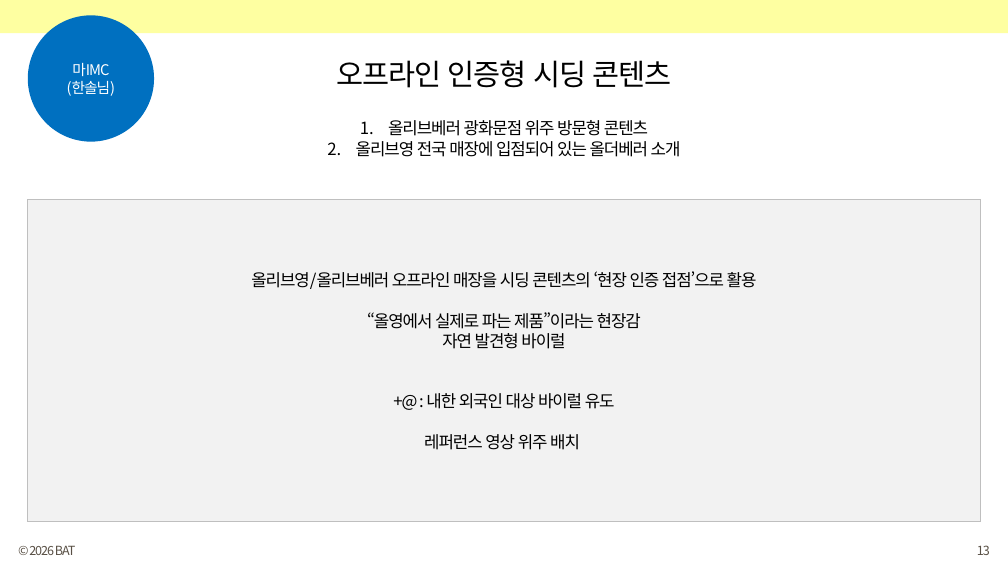
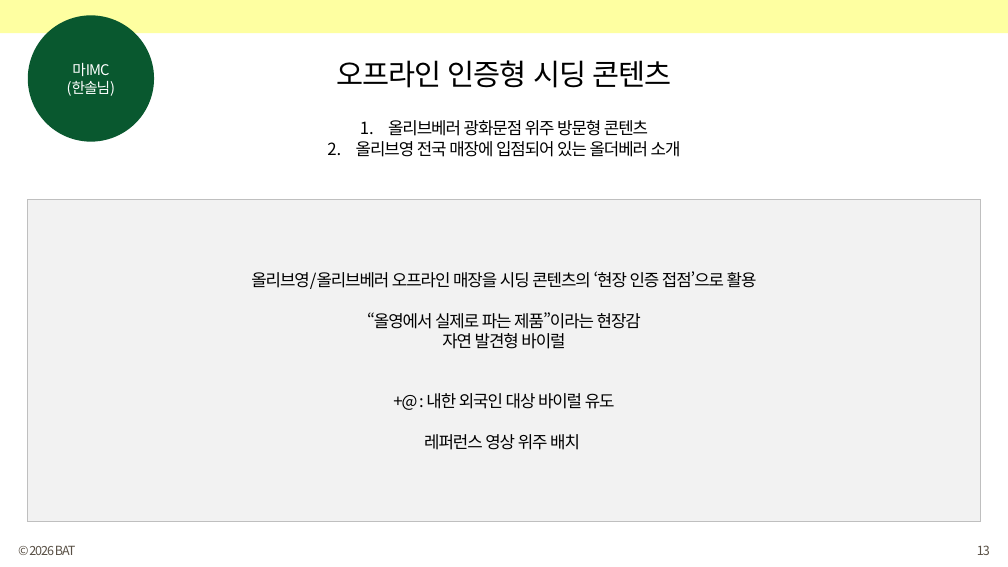
Before and after one commit to bat-han-26/oy_all-the-better_proposal, a slide deck: slide 13 of proposal/BAT_올리브영_2026_올더베러_마케팅제안_디자인적용_HAN.pptx. Drawn at 1008x567 pixels with LibreOffice and Linux fonts; fonts in the diff are those of the drawing. Boxes give left, top, right and bottom in pixels: in the first picture for what was removed or moved away, otherwise in the second. Text is boxed around its words. In the diff, an @@ line names an element or a change of style, - is before the commit and + after.

Commit message:
디자인 가이드 본격 적용: 상단 옐로 밴드(FEFFA1)+브라운 파트태그(473417), 베이지→옐로틴트, 오프브랜드 블루/퍼플/옐로 액센트 정리 (24개 본문 슬라이드)

```diff
--- a/proposal/BAT_올리브영_2026_올더베러_마케팅제안_디자인적용_HAN.pptx
+++ b/proposal/BAT_올리브영_2026_올더베러_마케팅제안_디자인적용_HAN.pptx
@@ ellipse "마IMC" at bbox=[28, 15, 154, 141]: fill #0070C0 to #09582F @@
```
Also in this commit, not shown: 29 other slides changed.
